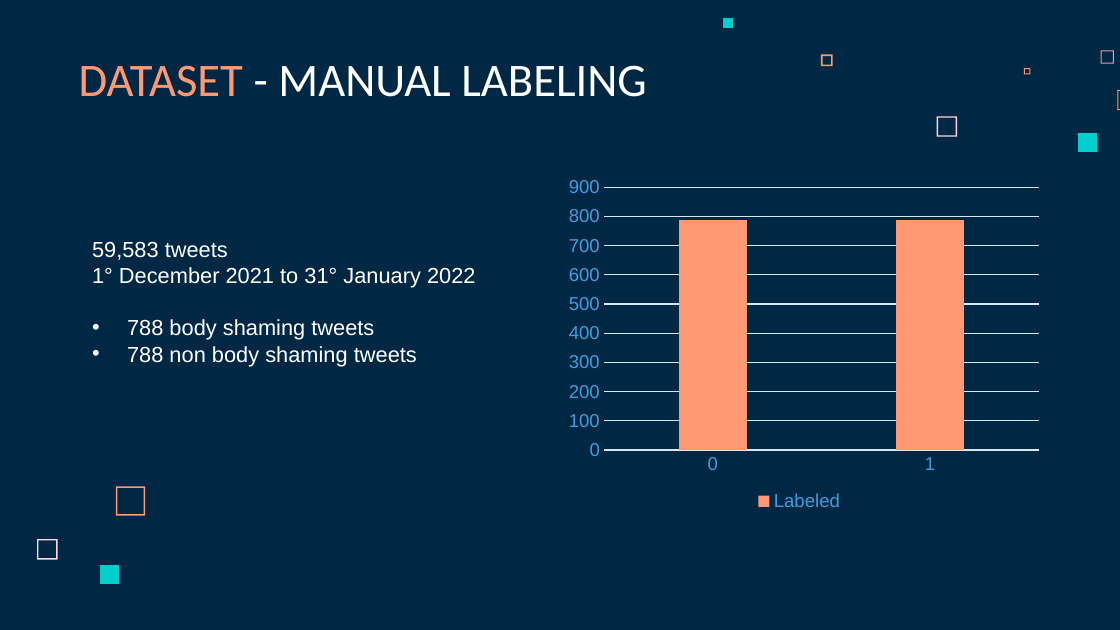
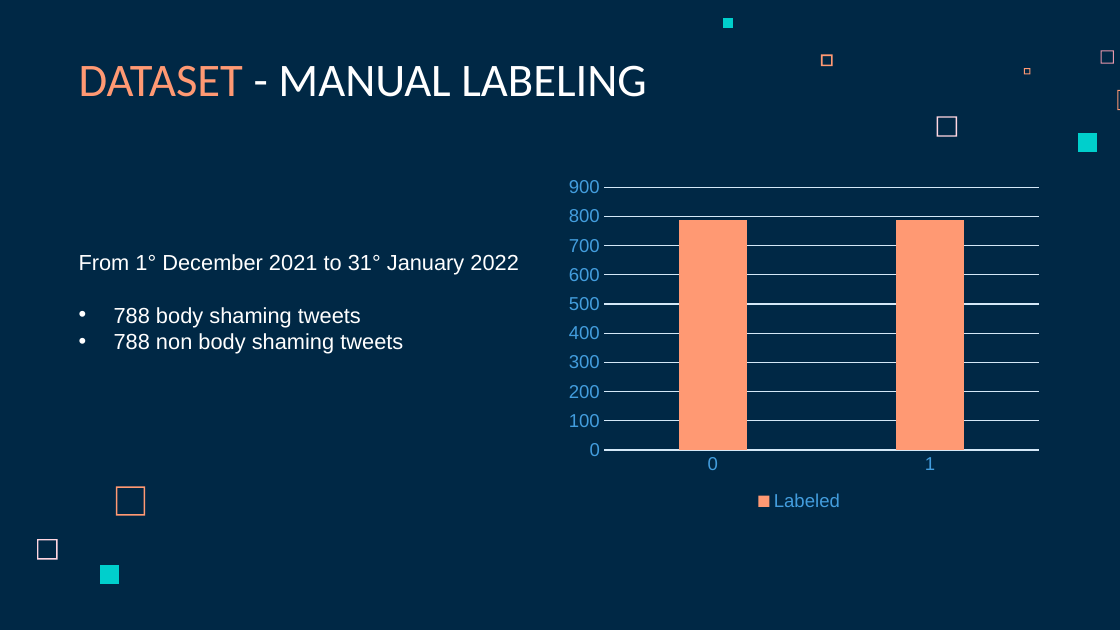
Before and after one commit to martimarino/Body-shaming-detection, a slide deck: slide 11 of docs/Body-shaming-detection-presentation.pptx. Drawn at 1120x630 pixels with LibreOffice and Linux fonts; fonts in the diff are those of the drawing. Boxes give left, top, right and bottom in pixels: in the first picture for what was removed or moved away, otherwise in the second. Text is boxed around its words. In the diff, an @@ line names an element or a change of style, - is before the commit and + after.

```diff
--- a/docs/Body-shaming-detection-presentation.pptx
+++ b/docs/Body-shaming-detection-presentation.pptx
@@ text "From 1° December 2021 to ...": place and size @@
-text "From 1° December 2021 to ..." at <box>92,241,476,366</box>
+text "From 1° December 2021 to ..." at <box>79,254,518,353</box>
@@ text at <box>79,254,518,275</box>: text changed @@
-59,583 tweets
-1° December 2021 to 31° January 2022
+From 1° December 2021 to 31° January 2022
```
Also in this commit, not shown: 3 other slides changed, 3 other files.
